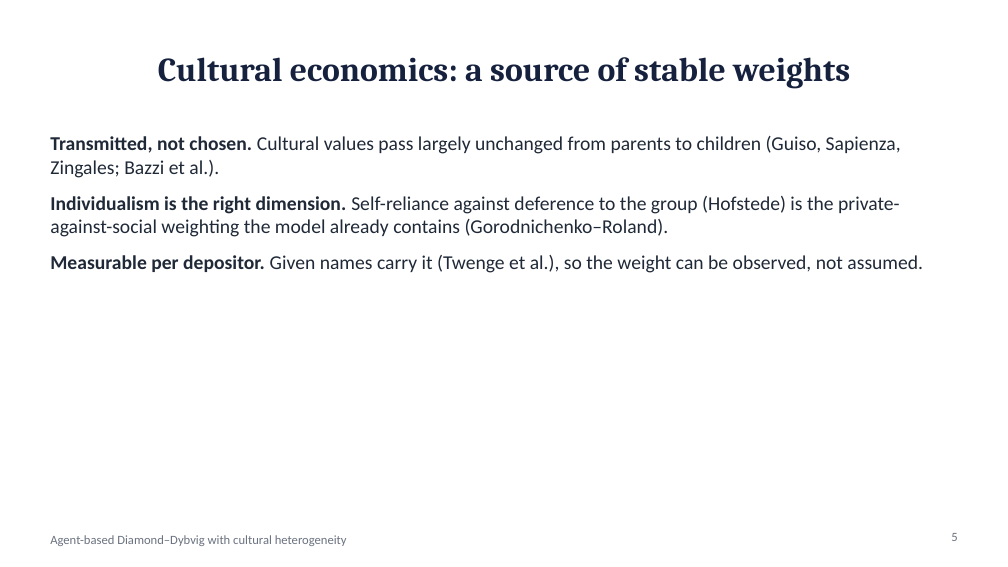
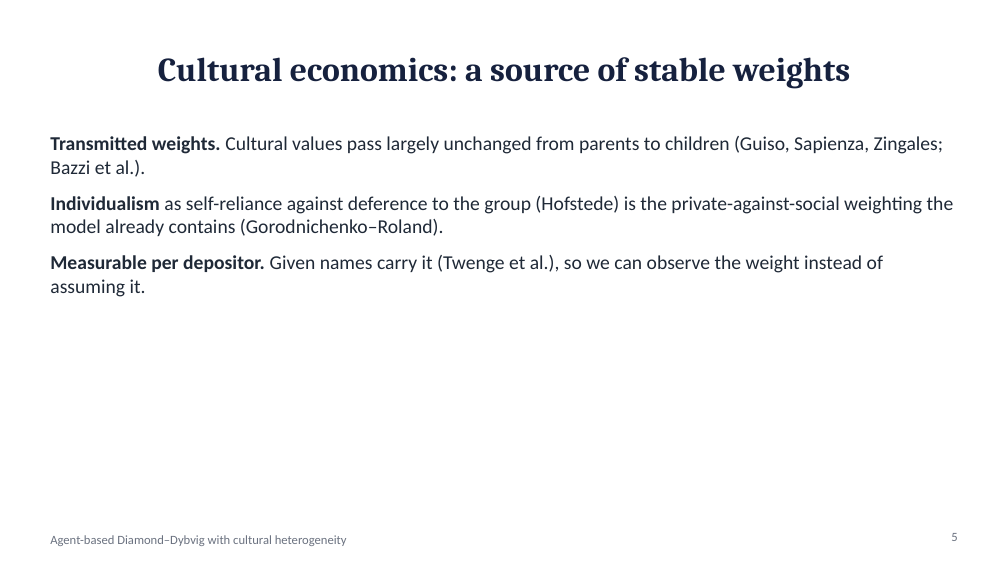
Before and after one commit to wlstover/BankRuns5, a slide deck: slide 5 of docs/deck_2026-10-26_seminar.pptx. Drawn at 1008x567 pixels with LibreOffice and Linux fonts; fonts in the diff are those of the drawing. Boxes give left, top, right and bottom in pixels: in the first picture for what was removed or moved away, otherwise in the second. Text is boxed around its words. In the diff, an @@ line names an element or a change of style, - is before the commit and + after.

```diff
--- a/docs/deck_2026-10-26_seminar.pptx
+++ b/docs/deck_2026-10-26_seminar.pptx
@@ text at [50, 136, 954, 297]: text changed @@
-• Transmitted, not chosen. Cultural values pass largely unchanged from parents to children (Guiso, Sapienza, Zingales; Bazzi et al.).
-• Individualism is the right dimension. Self-reliance against deference to the group (Hofstede) is the private-against-social weighting the model already contains (Gorodnichenko–Roland).
-• Measurable per depositor. Given names carry it (Twenge et al.), so the weight can be observed, not assumed.
+• Transmitted weights. Cultural values pass largely unchanged from parents to children (Guiso, Sapienza, Zingales; Bazzi et al.).
+• Individualism as self-reliance against deference to the group (Hofstede) is the private-against-social weighting the model already contains (Gorodnichenko–Roland).
+• Measurable per depositor. Given names carry it (Twenge et al.), so we can observe the weight instead of assuming it.
```
Also in this commit, not shown: 2 other files.
